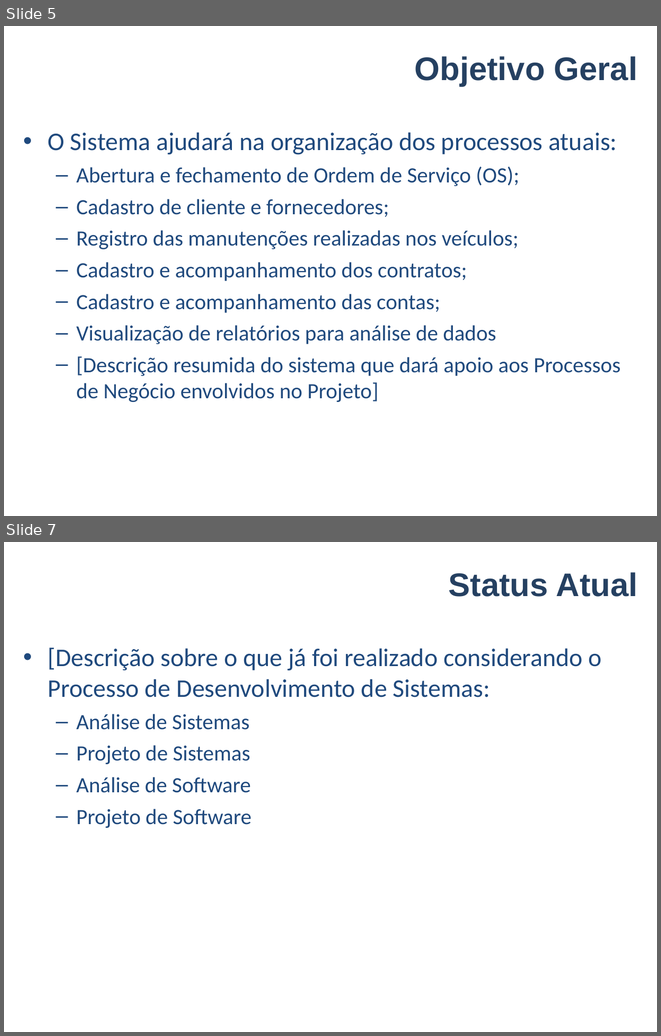
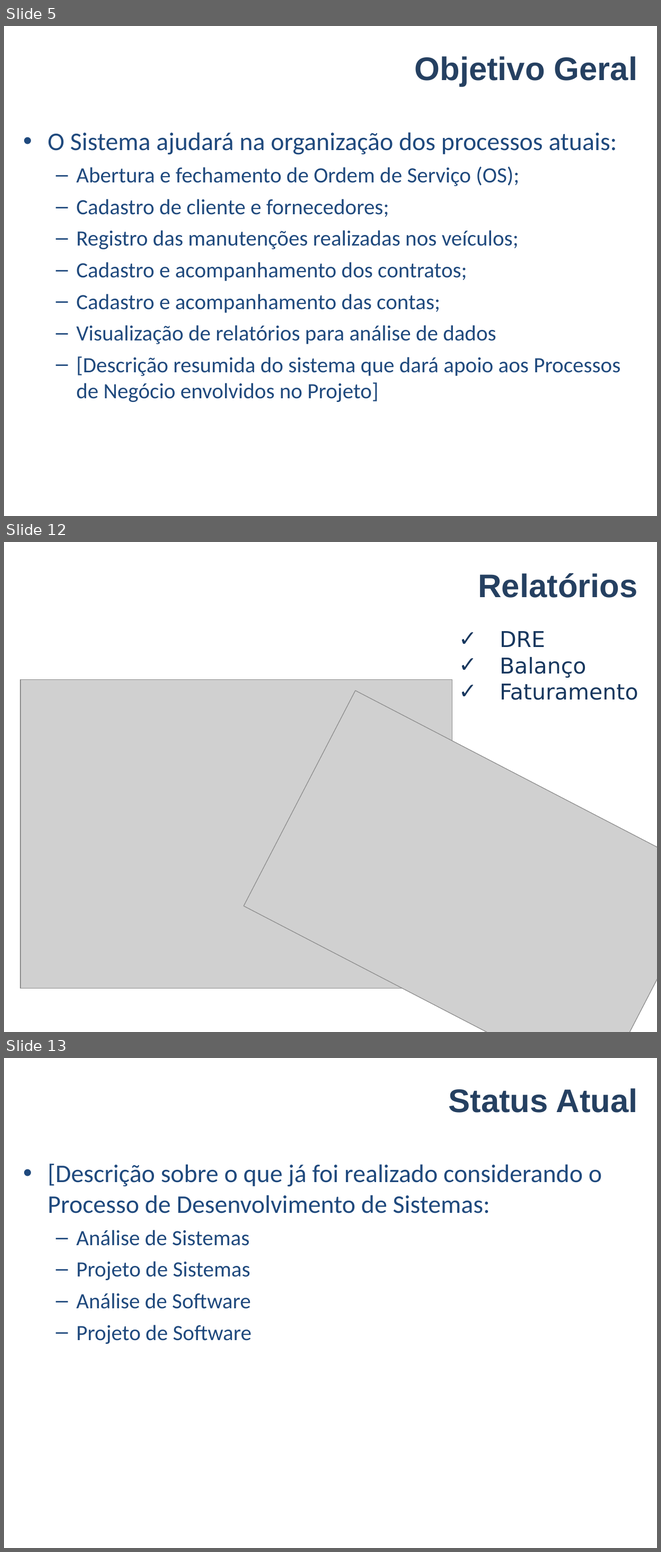
Before and after one commit to smrpuc/pos-fit-es10, a slide deck: Material Aulas/Metodologia de Pesquisa/FIT-TCC-Grupo04.ppt. Shown one above the other, each under a label of ours: slides 5 and 7 before the commit, slides 5, 12 and 13 after it; the slides between them are not shown. The pictures are 661x1036 and 661x1552 pixels, drawn with LibreOffice and Linux fonts; fonts in the diff are those of the drawing; grey boxes stand for pictures; background and template pictures are left out. Boxes give left, top, right and bottom in pixels: in the first picture for what was removed or moved away, otherwise in the second. Text is boxed around its words. In the diff, an @@ line names an element or a change of style, - is before the commit and + after.

```diff
--- a/Material Aulas/Metodologia de Pesquisa/FIT-TCC-Grupo04.ppt
+++ b/Material Aulas/Metodologia de Pesquisa/FIT-TCC-Grupo04.ppt
@@ slide 12 added at box(4, 542, 657, 1032), background #FFFFFF @@
@@ title added at box(478, 573, 637, 598), 36 pt, text #254061, bold @@
+Relatórios
@@ text added at box(500, 631, 638, 700), 24 pt, text #17375E @@
+✓ DRE
+✓ Balanço
+✓ Faturamento
@@ picture added at box(20, 680, 452, 988) @@
@@ picture added at box(244, 690, 657, 1032) @@
@@ what was slide 7 is now slide 13 @@
```
Also in this commit, not shown: 1 slide changed, 5 other slides added.
